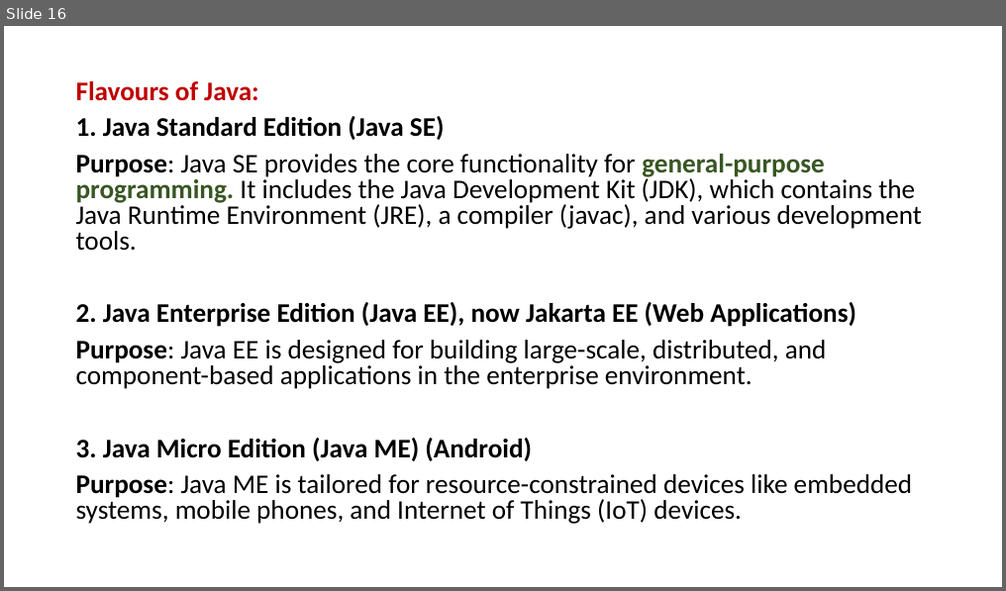
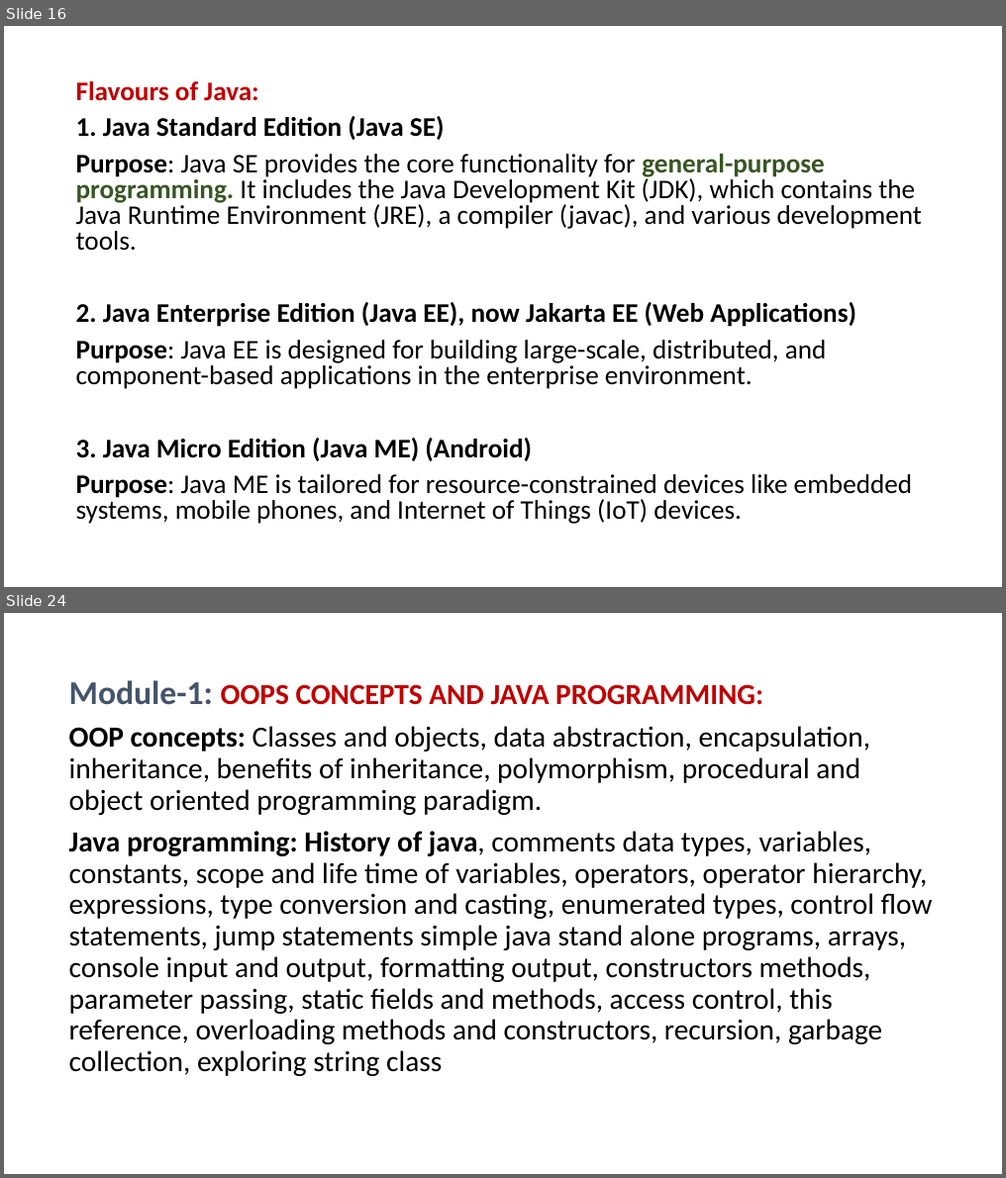
Before and after one commit to PRAMOD-VISHNU-NAIK/MCA-2nd-Sem-Shridevi-College, a slide deck: Theory Class-Notes/Java MCA-2.pptx. Shown one above the other, each under a label of ours: slide 16 before the commit, slides 16 and 24 after it; the slides between them are not shown. The pictures are 1006x591 and 1006x1178 pixels, drawn with LibreOffice and Linux fonts; fonts in the diff are those of the drawing. Boxes give left, top, right and bottom in pixels: in the first picture for what was removed or moved away, otherwise in the second. Text is boxed around its words. In the diff, an @@ line names an element or a change of style, - is before the commit and + after.

```diff
--- a/Theory Class-Notes/Java MCA-2.pptx
+++ b/Theory Class-Notes/Java MCA-2.pptx
@@ slide 24 added at bbox=[4, 613, 1002, 1174], background #FFFFFF @@
@@ text added at bbox=[69, 680, 933, 1076], 28 pt, text #000000 @@
+Module-1: OOPS CONCEPTS AND JAVA PROGRAMMING:
+OOP concepts: Classes and objects, data abstraction, encapsulation, inheritance, benefits of inheritance, polymorphism, procedural and object oriented programming paradigm.
+Java programming: History of java, comments data types, variables, constants, scope and life time of variables, operators, operator hierarchy, expressions, type conversion and casting, enumerated types, control flow statements, jump statements simple java stand alone programs, arrays, console input and output, formatting output, constructors methods, parameter passing, static fields and methods, access control, this reference, overloading methods and constructors, recursion, garbage collection, exploring string class
```
Also in this commit, not shown: 6 other slides added, 1 slide removed, 1 other file.
